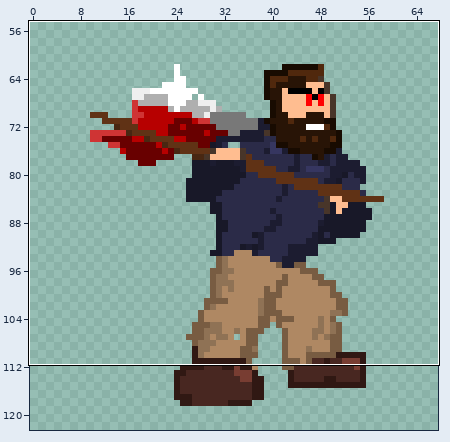
A pixel-art file gets an edit: Assets/Sprites/attack.aseprite. Above, an overview of the earlier version with the close-up marked.
Close-up. The starting point:
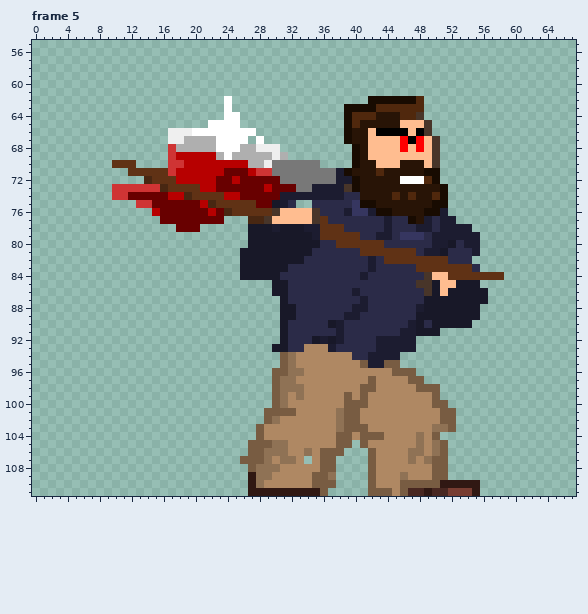
128x128 pixels, 5 frames. Colours within 5 levels of each other are drawn and written as one. Shown: frame 5: x 0..67, y 55..111. The wide view leaves out empty margins. The commit also changed other frames or places, which this record leaves out.
The result:
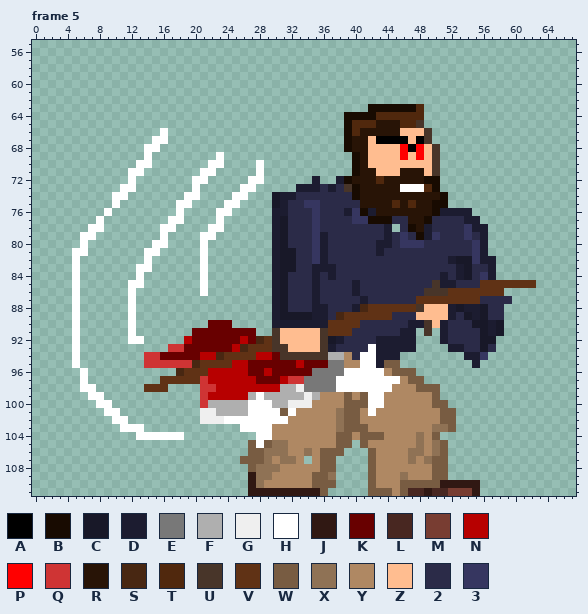
Palette (. is transparent): A #000000  B #180b01  C #181828  D #1c1c30  E #787878  F #afafaf  G #efefef  H #ffffff  J #301813  K #680000  L #482721  M #783d32  N #b70000  P #ff0000  Q #cf3434  R #281406  S #482712  T #50280d  U #483529  V #603215  W #785c42  X #8f7255  Y #af8863  Z #ffbd90  2 #2b2b48  3 #363660
Difference:
Changed rows in their new state; - is an unchanged pixel.
Frame 5:
first column x 5:
 62 -------------------.-----------------.......--------------
 63 -------------------.--------------...-BBBBB---------------
 64 -------------------..--------------BBBTTT--T--------------
 65 -----------------....---------------TT---TTU.-------------
 66 -----------H...........------------T-RRRRZ-Z--------------
 67 ----------HH..........-.--------------AAAAZAU.------------
 68 ---------HH-..............--------BR------A---------------
 69 ---------H--......H........--------------P-P--------------
 70 -----...HH--.....HH....H.......------Z---ZZZ--------------
 71 -------HH.......HH.....H...........B--ZZZ---ZU------------
 72 -------H-......HH.....HH......D..-BR--T--RRRB-------------
 73 -----.HH.......H.....HH.....DD-2-2-------HHHTB.-----------
 74 -----HH.......HH....HH...C--222222-B----R-R--R------------
 75 -----H--.....HH....HH....---233----2RR--T-T---------------
 76 ----H-----...H....HH.....DD2223-----B-RR----R--DDD--------
 77 ---H-------.HH....H---...DC22232---33BBB--R-B-222DD-------
 78 --HH-------HH...-HH---...--2223222------.-BR--2223DD------
 79 -HH--------H----HH----...D-2223D2222--2---2BD322232D------
 80 -H--------HH----H-----...D-2223D-22222DD-333-222-23D------
 81 HH-------HH-----H----....D--223D----22D2222-222---3D------
 82 H--------H------H----....D--2-3D-----2-22222222DCC3DD-----
 83 H-------HH------H----....D-C--DDD----2-----22222DC-2D-----
 84 H-------H-------H----....DC---D-D---2-------22D2DC23D.----
 85 H------HH-------H--------D----D----D-------22UDD222VVVVVVV
 86 H------H--------H--------D----D--------------UUVVVVVVV----
 87 H------H-----------------D----D------------VVVVVVVV2222---
 88 H------H-----------------D-2--DD----SVVVVVVUZZZD-DDC22----
 89 H------H-----------------D--CCDD-SVVVVVV---ZZZZD2-DC22----
 90 H------H---------KKK-----DDDDDDDVVVV-------DUZD222CCDC----
 91 H------H-------KKKKKKKK--UZZZZZUVVV--------.U.D2222CDC----
 92 H------HH-----NKKKKKKNKSVUZZZZZU--------------D2222CC-----
 93 H-----------QQKKKKKKNSVVVUUZZZZU-----H---------DD22C2-----
 94 H--------QQKKKKKNNSVVVVNNKUUUUUUFF--HH-----------DD3------
 95 H--------QQQQQQSVVVVNNKKKKKKNKKKEE--HH------------D-------
 96 -H-----------SVVVNNNNNKKNKKKKKEEEEHHHHH-------------------
 97 -H---------VVVVVQNNNNNNKKKNQQEEEEHHHHHHHH-----------------
 98 -HH------VVV----QQNNNNNNNNFFGEEEEHHHHHHH------------------
 99 --HH------------QNNNNNFHFFFFFGF------HH-------------------
100 ---HH-----------QFFFFFHHHFFGGG-------HH-------------------
101 ----HH----------GGFFFFHHHH-H---------H--------------------
102 -----HH---------GGGHHHHHHHH-------------------------------
103 ------HHH------------HHHH---------------------------------
104 --------HHHHHH---------HH---------------------------------
105 -----------------------H----------------------------------
Changed places in both close-ups, as pixel boxes (x1, y1, x2, y2):
changed: (72, 96, 536, 448)
